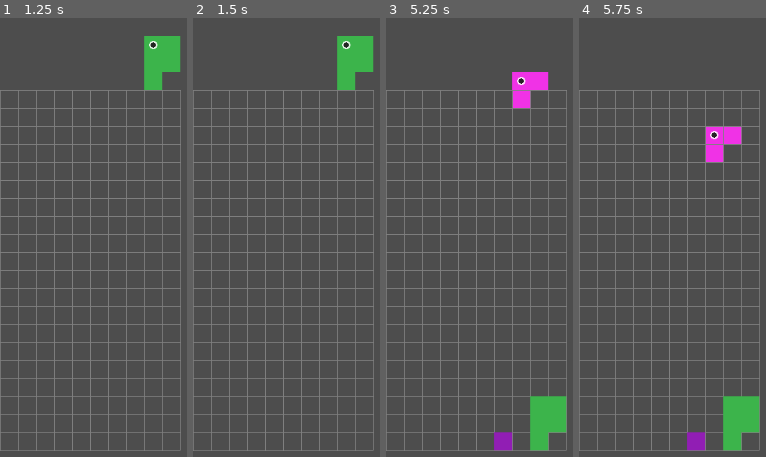
Above: before the commit, frames 1-4 (left to right).
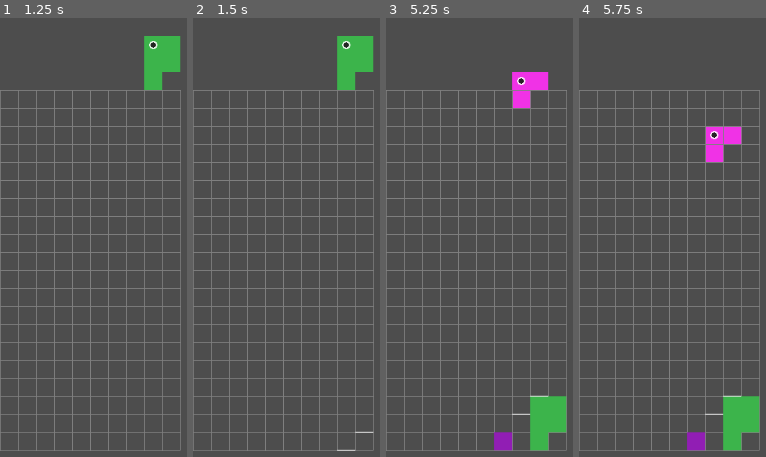
Above: after the commit, the same moments.

Repository: michaellawson96/Polyomino
Game: Godot game, scene res://scenes/Main.tscn
Same seed, same stepped clock (60 frames per second), same inputs: the game is played once before the commit and once after it.
Inputs:
- Up to frame 1 (1.25 s): hold Right (ui_right) from 0.53 s (still down); hold Space (hard_drop) from 0.53 s (still down)
- Up to frame 2 (1.5 s): release Right (ui_right) at 1.28 s; release Space (hard_drop) at 1.28 s; hold Down (ui_down) from 1.28 s (still down); tap C (flip_h) at 1.35 s
- Up to frame 3 (5.25 s): tap Space (hard_drop) at 1.55, 3.05, 3.8, 4.55 s; release Down (ui_down) at 2.03 s; hold Space (hard_drop) 2.03-2.78 s; hold Right (ui_right) 2.03-3.53 s; tap V (origin_next) at 2.85 s; tap Enter at 3.5 s; hold Z (rotate_ccw) 3.53-4.28 s; hold Left (ui_left) 3.53-5.03 s; tap X (rotate_cw) at 4.35 s; hold Down (ui_down) from 5.03 s (still down); hold Space (hard_drop) from 5.03 s (still down)
- Up to frame 4 (5.75 s): keep holding Down (ui_down); keep holding Space (hard_drop)

Frame 1 is identical in both runs. In frame 2, less than 0.1% of the frame differs, in the area x 77-97%, y 94-99%; in frame 3, less than 0.1%; in frame 4, less than 0.1%.

Commit message:
PTP3 Step 6 - Ghost Outline

Diff:
--- a/scripts/Board.gd
+++ b/scripts/Board.gd
@@ -4,6 +4,7 @@
 enum GameState { PRECONTROL_AUTOSLIDE, ACTIVE_CONTROLLED, LINE_CLEAR }
 
 const POLY_DATA := preload("res://scripts/PolyominoData.gd")
+const GhostOutline := preload("res://scripts/GhostOutline.gd")
 
 @export_range(1, 100) var board_width: int = 10:
 	set(value):
@@ -28,7 +29,6 @@
 @export var hold_repeat_interval_ms: int = 40
 @export var most_recent_press_wins: bool = true
 
-
 @onready var inactive_container := $InactiveContainer
 @onready var grid_overlay := $GridOverlay
 @onready var polyomino_container := $PolyominoContainer
@@ -45,6 +45,7 @@
 var _hold_right: bool = false
 var _hold_dir: int = 0
 var _hold_timer_ms: int = -1
+var ghost_overlay: GhostOutline
 
 
 func _ready():
@@ -57,11 +58,15 @@
 	_rng.randomize()
 	_spawn_from_id(_pick_random_id())
 	_refresh_overlay()
+	ghost_overlay = GhostOutline.new()
+	add_child(ghost_overlay)
+	ghost_overlay.visible = false
 
 func _process(delta: float) -> void:
 	if _state == GameState.PRECONTROL_AUTOSLIDE:
 		_update_precontrol(delta)
 		return
+	_update_ghost()
 	if _state == GameState.ACTIVE_CONTROLLED and _hold_dir != 0 and (_hold_left or _hold_right):
 		_hold_timer_ms -= int(delta * 1000.0)
 		while _hold_timer_ms <= 0:
@@ -330,6 +335,8 @@
 		_hold_right = false
 		_hold_dir = 0
 		_hold_timer_ms = -1
+		if ghost_overlay != null:
+			ghost_overlay.visible = false
 	else:
 		_state = GameState.ACTIVE_CONTROLLED
 
@@ -431,6 +438,9 @@
 	var next_id := _precreated_next_id if _precreated_next_id != "" else _pick_random_id()
 	_precreated_next_id = ""
 	_spawn_from_id(next_id, true)
+	if ghost_overlay != null:
+		ghost_overlay.visible = false
+
 
 func _refresh_deferred() -> void:
 	call_deferred("_refresh_overlay")
@@ -449,3 +459,20 @@
 				poly.set_shape(poly.blocks, poly.color)
 	_coerce_all_pieces_into_bounds()
 	_refresh_overlay()
+
+func _update_ghost() -> void:
+	if ghost_overlay == null:
+		return
+	if _state != GameState.ACTIVE_CONTROLLED:
+		ghost_overlay.visible = false
+		return
+	var p := _get_active_polyomino()
+	if p == null:
+		ghost_overlay.visible = false
+		return
+	var dy := _compute_hard_drop_delta(p)
+	var base := Vector2i(int(p.grid_position.x), int(p.grid_position.y + dy))
+	ghost_overlay.visible = true
+	ghost_overlay.set_style(p.cell_size, Color(1, 1, 1, 0.6))
+	ghost_overlay.set_shape(p.block_offsets)
+	ghost_overlay.set_base(base)
--- /dev/null
+++ b/scripts/GhostOutline.gd
@@ -0,0 +1,38 @@
+class_name GhostOutline
+extends Node2D
+
+@export var color: Color = Color(1, 1, 1, 0.6)
+@export var line_width: float = 2.0
+
+var cell_size: int = 32
+var blocks: Array[Vector2] = []
+var base: Vector2i = Vector2i.ZERO
+
+func set_style(cs: int, col: Color) -> void:
+	cell_size = cs
+	color = col
+	queue_redraw()
+
+func set_shape(b: Array[Vector2]) -> void:
+	blocks = b
+	queue_redraw()
+
+func set_base(g: Vector2i) -> void:
+	base = g
+	position = (Vector2(base) * cell_size).floor()
+	queue_redraw()
+
+func _draw() -> void:
+	if blocks.is_empty():
+		return
+	var set := {}
+	for off in blocks:
+		set[Vector2i(int(off.x), int(off.y))] = true
+	for off in blocks:
+		var x := int(off.x)
+		var y := int(off.y)
+		if not set.has(Vector2i(x, y + 1)):
+			var ypix := float((y + 1) * cell_size)
+			var x0 := float(x * cell_size)
+			var x1 := float((x + 1) * cell_size)
+			draw_line(Vector2(x0, ypix), Vector2(x1, ypix), color, line_width)
